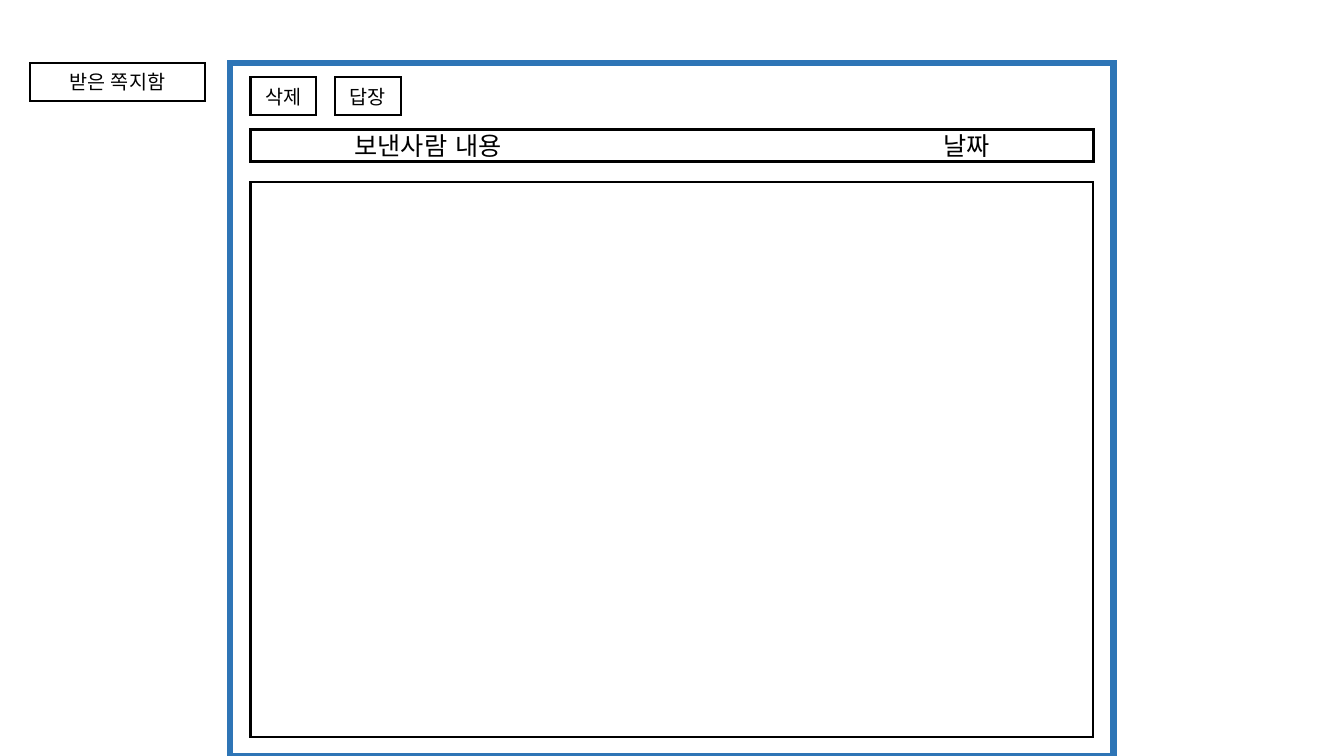
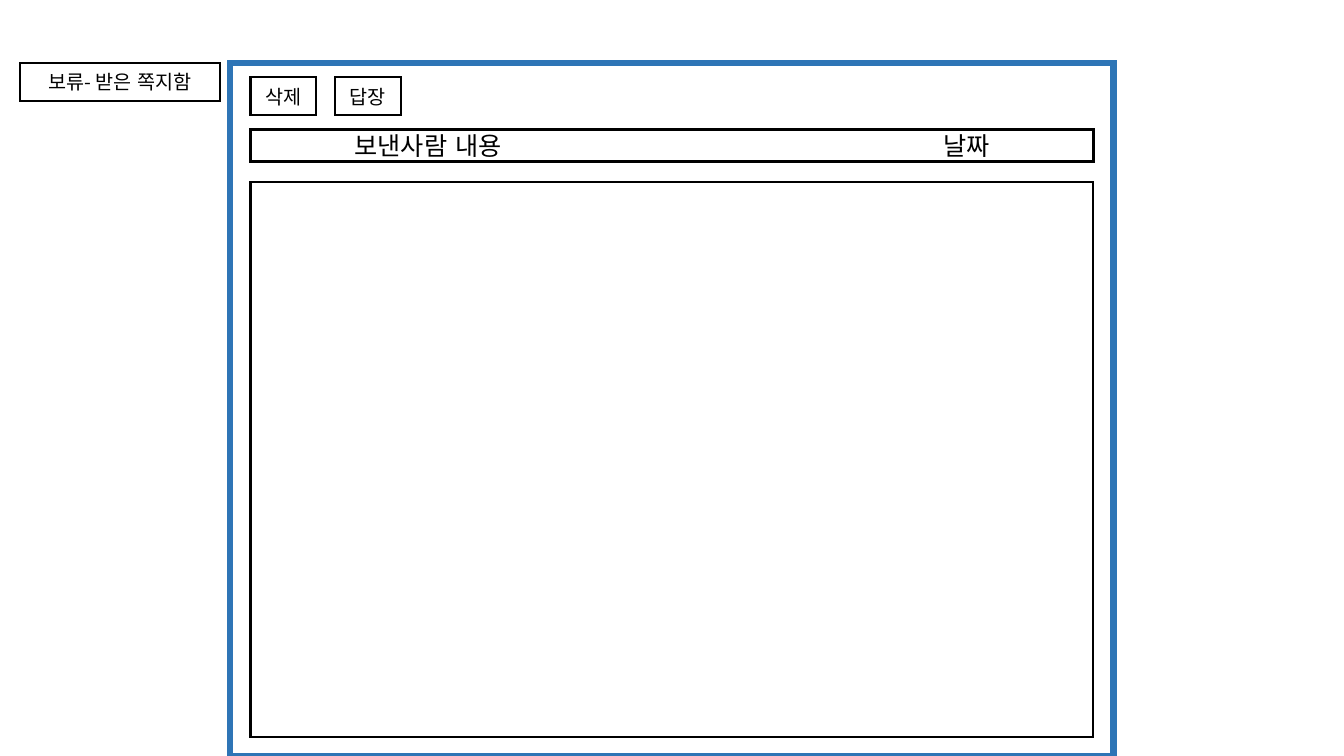
Before and after one commit to KKAKDI/5GONG, a slide deck: slide 9 of 오공 스토리보드.pptx (slide 6 before the commit). Drawn at 1344x756 pixels with LibreOffice and Linux fonts; fonts in the diff are those of the drawing. Boxes give left, top, right and bottom in pixels: in the first picture for what was removed or moved away, otherwise in the second. Text is boxed around its words. In the diff, an @@ line names an element or a change of style, - is before the commit and + after.

```diff
--- a/오공 스토리보드.pptx
+++ b/오공 스토리보드.pptx
@@ rectangle "보류- 받은 쪽지함": place and size @@
-rectangle "보류- 받은 쪽지함" at [30,63,205,101]
+rectangle "보류- 받은 쪽지함" at [20,63,221,101]
@@ text in rectangle at [48,72,191,91]: text changed @@
-받은 쪽지함
+보류- 받은 쪽지함
```
Also in this commit, not shown: 5 other slides changed, 3 slides added, 2 other files.
